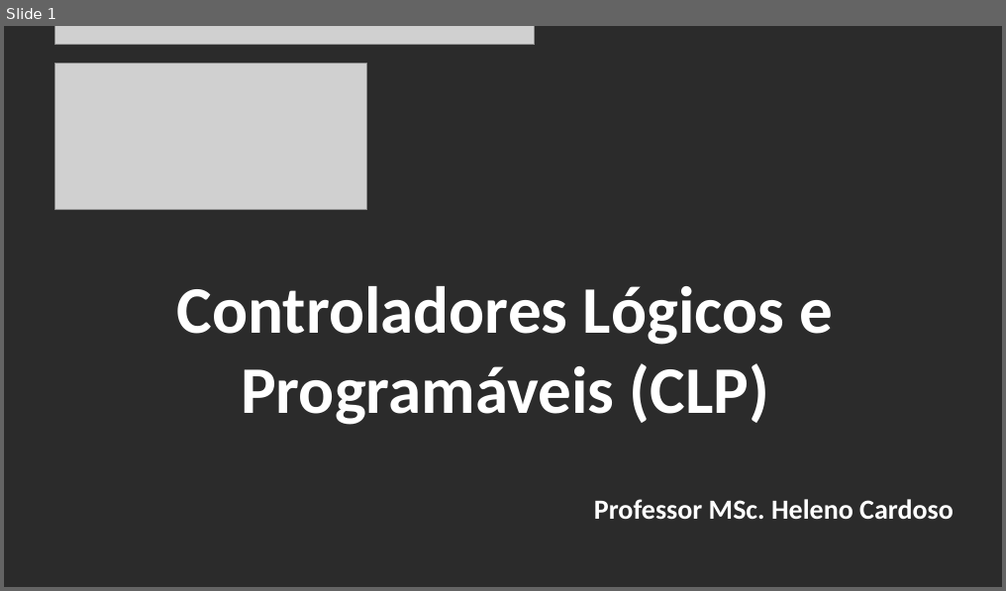
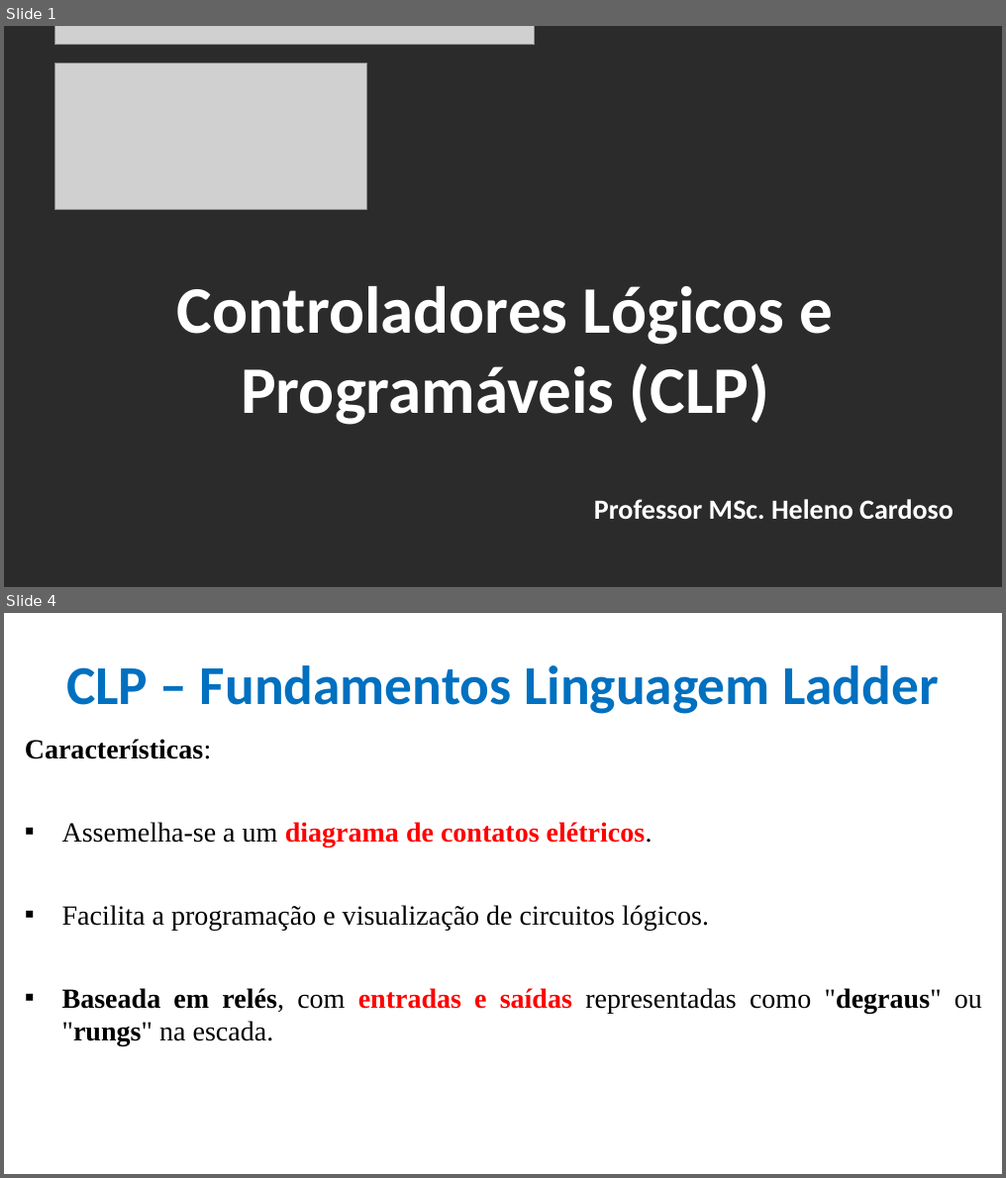
Before and after one commit to CloudEducationBrazil/WydenUniRuyControladoresLogicosProgCLP, a slide deck: 01 Classes/Aula3 - CLP - Programação - Linguagem LADER.pptx. Shown one above the other, each under a label of ours: slide 1 before the commit, slides 1 and 4 after it; the slides between them are not shown. The pictures are 1006x591 and 1006x1178 pixels, drawn with LibreOffice and Linux fonts; fonts in the diff are those of the drawing; grey boxes stand for pictures; background and template pictures are left out; a plain dark background stands for a picture behind light text. Boxes give left, top, right and bottom in pixels: in the first picture for what was removed or moved away, otherwise in the second. Text is boxed around its words. In the diff, an @@ line names an element or a change of style, - is before the commit and + after.

Commit message:
Disciplina CLP LADDER 27Mar2025

```diff
--- a/01 Classes/Aula3 - CLP - Programação - Linguagem LADER.pptx
+++ b/01 Classes/Aula3 - CLP - Programação - Linguagem LADER.pptx
@@ slide 4 added at (x1=4, y1=613, x2=1002, y2=1174), background picture (left out) @@
@@ title added at (x1=66, y1=665, x2=939, y2=714), 39.6 pt, text #0070C0, bold @@
+CLP – Fundamentos Linguagem Ladder
@@ text added at (x1=25, y1=739, x2=982, y2=1047), 20 pt, text #000000 @@
+Características:
+▪ Assemelha-se a um diagrama de contatos elétricos.
+▪ Facilita a programação e visualização de circuitos lógicos.
+▪ Baseada em relés, com entradas e saídas representadas como "degraus" ou "rungs" na escada.
```
Also in this commit, not shown: 6 slides changed, 31 other slides added, 11 other files.
